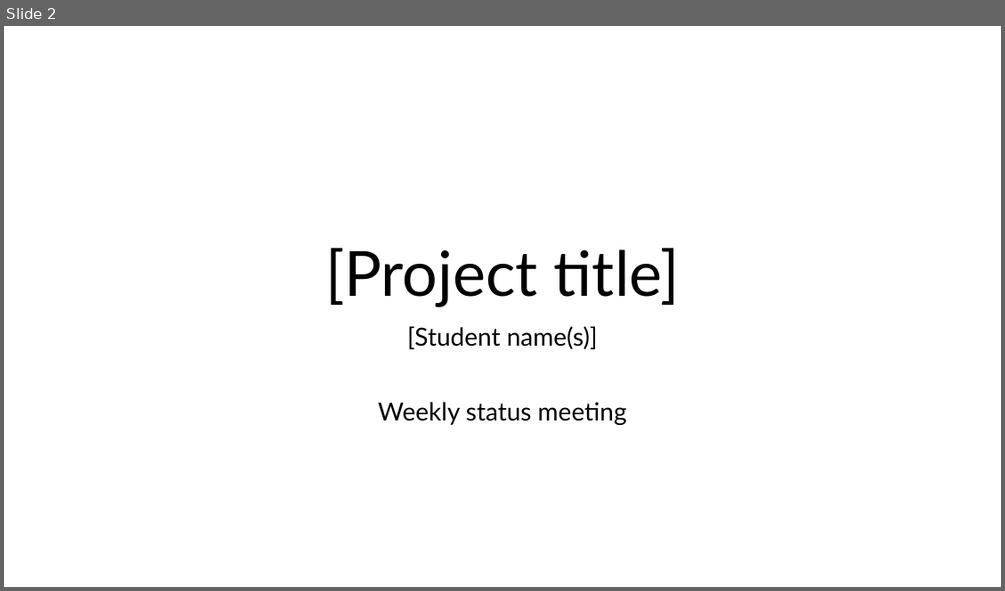
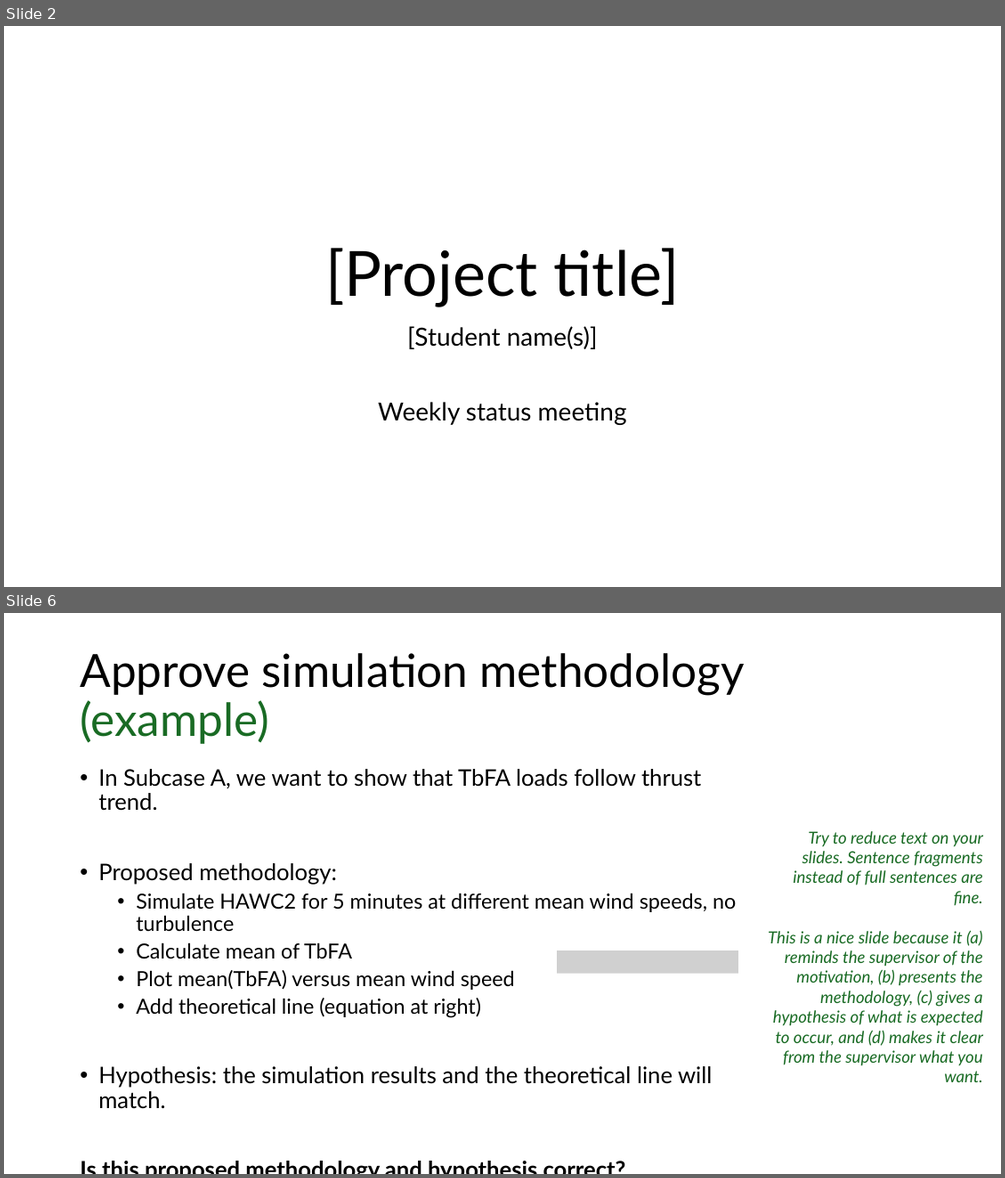
Before and after one commit to jennirinker/projects-with-jenni, a slide deck: docs/source/_static/YYYY.MM.DD_NAME_weekly.pptx. Shown one above the other, each under a label of ours: slide 2 before the commit, slides 2 and 6 after it; the slides between them are not shown. The pictures are 1005x591 and 1005x1178 pixels, drawn with LibreOffice and Linux fonts; fonts in the diff are those of the drawing; grey boxes stand for pictures. Boxes give left, top, right and bottom in pixels: in the first picture for what was removed or moved away, otherwise in the second. Text is boxed around its words. In the diff, an @@ line names an element or a change of style, - is before the commit and + after.

```diff
--- a/docs/source/_static/YYYY.MM.DD_NAME_weekly.pptx
+++ b/docs/source/_static/YYYY.MM.DD_NAME_weekly.pptx
@@ slide 6 added at (4, 613, 1001, 1174), background #FFFFFF @@
@@ title added at (80, 653, 744, 744), 44 pt, text #000000 @@
+Approve simulation methodology (example)
@@ text added at (98, 769, 736, 1109), 22 pt, text #000000 @@
+• In Subcase A, we want to show that TbFA loads follow thrust trend.
+• Proposed methodology:
+  • Simulate HAWC2 for 5 minutes at different mean wind speeds, no turbulence
+  • Calculate mean of TbFA
+  • Plot mean(TbFA) versus mean wind speed
+  • Add theoretical line (equation at right)
+• Hypothesis: the simulation results and the theoretical line will match.
+Is this proposed methodology and hypothesis correct?
@@ text added at (768, 831, 984, 1082), 16 pt, text #196B24, italic @@
+Try to reduce text on your slides. Sentence fragments instead of full sentences are fine.
+This is a nice slide because it (a) reminds the supervisor of the motivation, (b) presents the methodology, (c) gives a hypothesis of what is expected to occur, and (d) makes it clear from the supervisor what you want.
@@ picture added at (558, 950, 739, 973) @@
```
Also in this commit, not shown: 1 slide changed, 5 other slides added, 5 slides removed.
